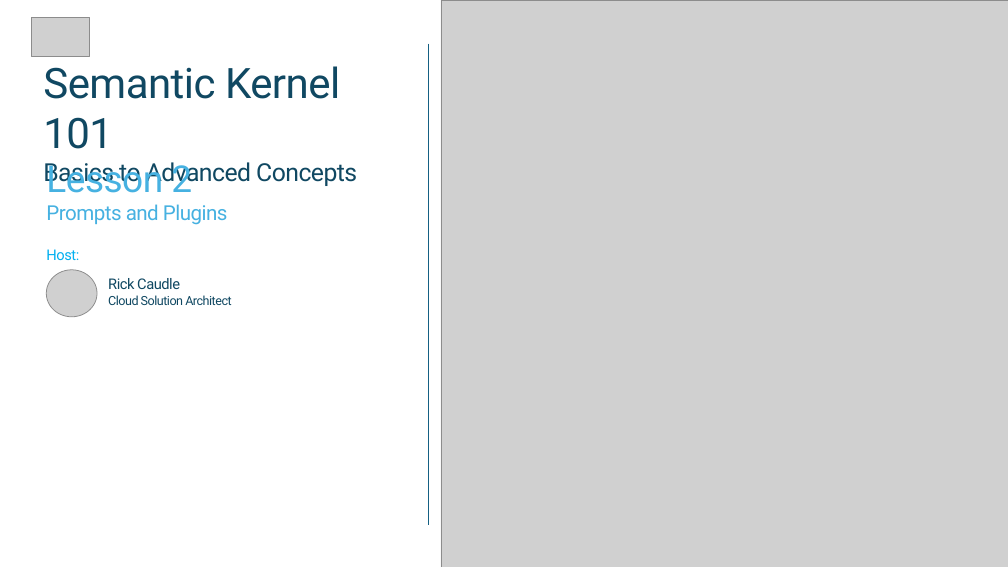
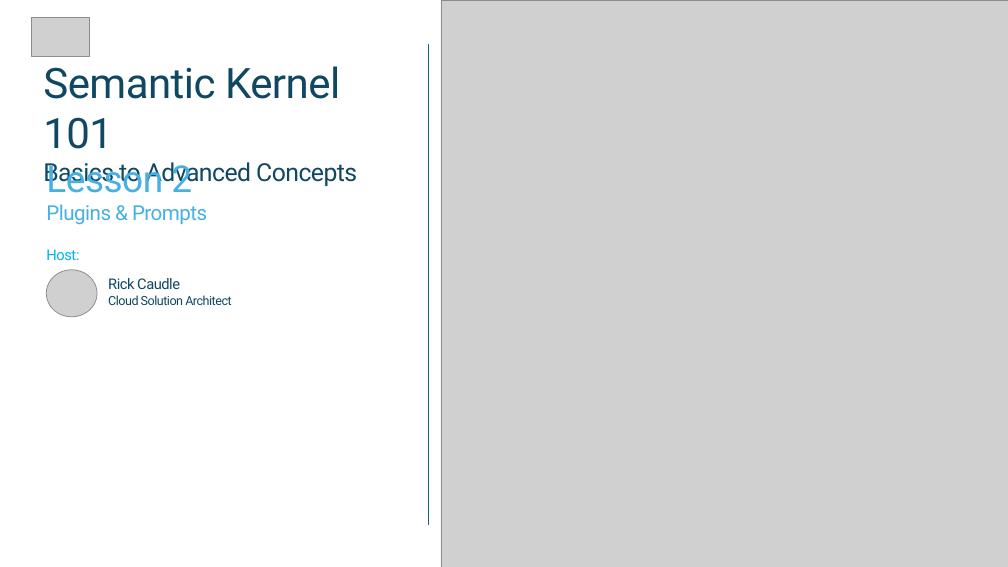
Before and after one commit to Rickcau/Semantic-Kernel-101, a slide deck: slide 1 of ppts/Lesson2.pptx. Drawn at 1008x567 pixels with LibreOffice and Linux fonts; fonts in the diff are those of the drawing; grey boxes stand for pictures. Boxes give left, top, right and bottom in pixels: in the first picture for what was removed or moved away, otherwise in the second. Text is boxed around its words. In the diff, an @@ line names an element or a change of style, - is before the commit and + after.

```diff
--- a/ppts/Lesson2.pptx
+++ b/ppts/Lesson2.pptx
@@ text at (x1=46, y1=162, x2=207, y2=225): text changed @@
-Lesson 2
-Prompts and Plugins
+Lesson 2
+Plugins & Prompts
```
Also in this commit, not shown: 4 other slides changed, 1 slide added, 1 slide removed, 3 other files.
